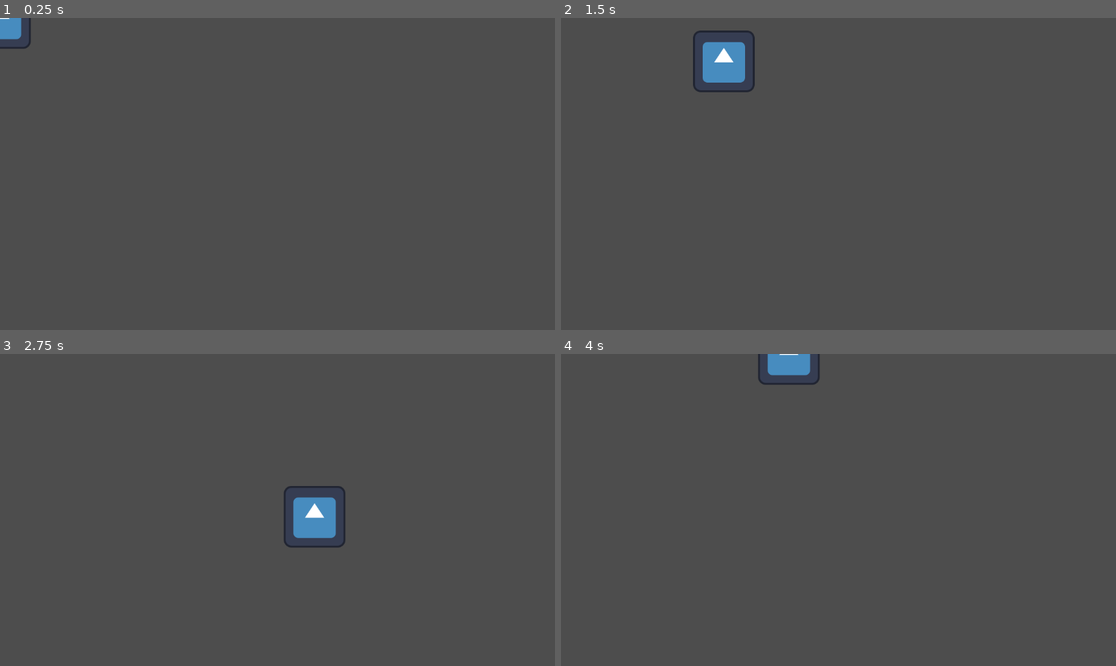
Above: before the commit, frames 1-4 (two rows, left to right).
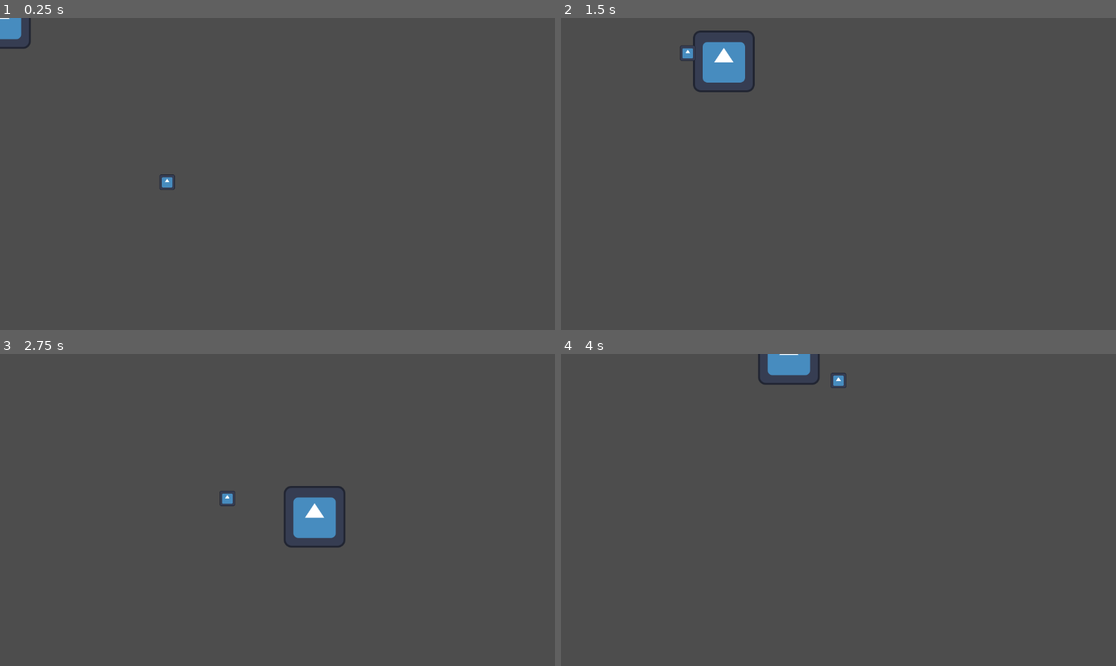
Above: after the commit, the same moments.

Repository: AlexFlasch/survivor-farm
Game: Godot game, scene res://scenes/debug.tscn
Same seed, same stepped clock (60 frames per second), same inputs: the game is played once before the commit and once after it. The engine's default icon, where the game draws it, is replaced by a stand-in: a white triangle on a blue panel in a dark square.
Inputs:
- Up to frame 1 (0.25 s): no input
- Up to frame 2 (1.5 s): hold D (move_right) 0.53-1.28 s; hold S (move_down) from 1.28 s (still down)
- Up to frame 3 (2.75 s): release S (move_down) at 2.03 s; hold D (move_right) from 2.03 s (still down)
- Up to frame 4 (4 s): release D (move_right) at 2.78 s; hold W (move_up) 2.78-3.53 s; hold A (move_left) from 3.53 s (still down)

The runs differ from the first frame. In frame 1, less than 0.1% of the frame differs, in the area x 28-32%, y 50-56%; in frame 2, less than 0.1%, in the area x 21-25%, y 8-14%; in frame 3, less than 0.1%; in frame 4, less than 0.1%.

Commit message:
feat: add Zombie enemy with follow behavior and scene integration

Diff:
--- a/scenes/debug.tscn
+++ b/scenes/debug.tscn
@@ -1,7 +1,11 @@
-[gd_scene load_steps=2 format=3 uid="uid://chj2u37shqmi8"]
+[gd_scene load_steps=3 format=3 uid="uid://chj2u37shqmi8"]
 
 [ext_resource type="PackedScene" uid="uid://byigjt33mk7ib" path="res://scenes/entities/Player/Player.tscn" id="1_lgrwq"]
+[ext_resource type="PackedScene" uid="uid://dmirppl86plxh" path="res://scenes/entities/Enemies/Zombie/Zombie.tscn" id="2_4pmxj"]
 
 [node name="Debug" type="Node2D"]
 
 [node name="Player" parent="." instance=ExtResource("1_lgrwq")]
+
+[node name="CharacterBody2D" parent="." instance=ExtResource("2_4pmxj")]
+position = Vector2(400, 394)
--- /dev/null
+++ b/scenes/entities/Enemies/Zombie/Zombie.tscn
@@ -0,0 +1,17 @@
+[gd_scene load_steps=4 format=3 uid="uid://dmirppl86plxh"]
+
+[ext_resource type="Script" uid="uid://dl6u70w46q4ci" path="res://scenes/entities/Enemies/Zombie/zombie.gd" id="1_s81de"]
+[ext_resource type="Texture2D" uid="uid://dpkgiolsie854" path="res://assets/icon.svg" id="1_tsiab"]
+
+[sub_resource type="RectangleShape2D" id="RectangleShape2D_o5xle"]
+size = Vector2(32, 32)
+
+[node name="CharacterBody2D" type="CharacterBody2D"]
+script = ExtResource("1_s81de")
+
+[node name="Sprite2D" type="Sprite2D" parent="."]
+scale = Vector2(0.25, 0.25)
+texture = ExtResource("1_tsiab")
+
+[node name="CollisionShape2D" type="CollisionShape2D" parent="."]
+shape = SubResource("RectangleShape2D_o5xle")
--- /dev/null
+++ b/scenes/entities/Enemies/Zombie/zombie.gd
@@ -0,0 +1,20 @@
+extends CharacterBody2D
+
+@export var follow_speed: float = 150.0
+@export var stop_distance: float = 10.0
+var player: Node2D
+
+func _ready() -> void:
+	player = get_parent().get_node("Player")
+
+func _process(delta: float) -> void:
+	if player:
+		var direction: Vector2 = (player.global_position - global_position).normalized()
+		var distance_to_player: float = global_position.distance_to(player.global_position)
+		if distance_to_player > stop_distance:
+			var collision_info: KinematicCollision2D = move_and_collide(direction * follow_speed * delta)
+			if collision_info:
+				var collider: Object = collision_info.get_collider()
+				if collider == player:
+					return
+			global_position += direction * follow_speed * delta
--- a/scenes/entities/Player/player.gd
+++ b/scenes/entities/Player/player.gd
@@ -1,5 +1,4 @@
 extends CharacterBody2D
-@onready var screen_size: Vector2 = get_viewport_rect().size
 var move_speed: float             = 7.5
 var move_direction: Vector2       = Vector2.ZERO
 
Not shown, added: scenes/entities/Enemies/Zombie/zombie.gd.uid
